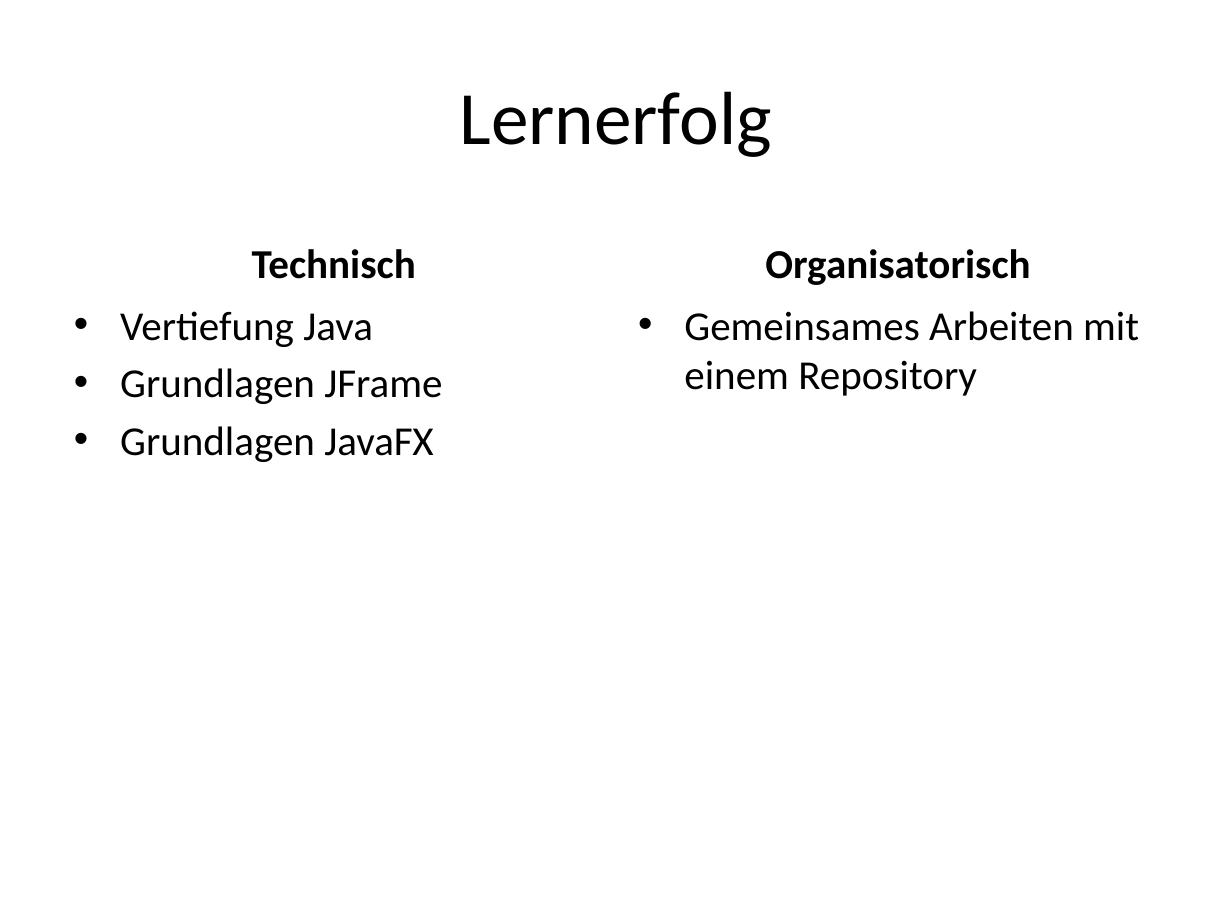
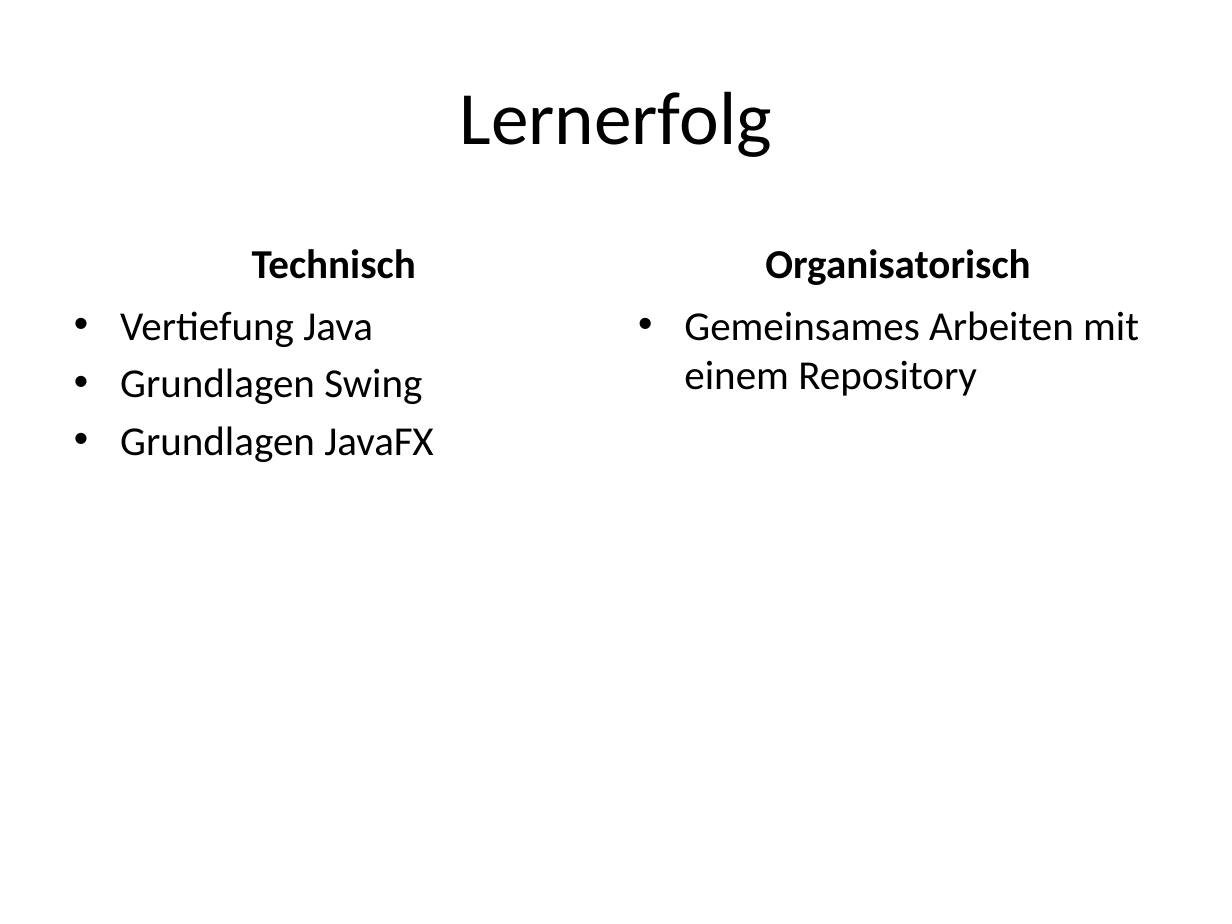
Before and after one commit to Tech-13/HSAA-SS17-P2, a slide deck: slide 4 of doc/Kniffel.pptx. Drawn at 1232x924 pixels with LibreOffice and Linux fonts; fonts in the diff are those of the drawing. Boxes give left, top, right and bottom in pixels: in the first picture for what was removed or moved away, otherwise in the second. Text is boxed around its words. In the diff, an @@ line names an element or a change of style, - is before the commit and + after.

```diff
--- a/doc/Kniffel.pptx
+++ b/doc/Kniffel.pptx
@@ text at [120,368,422,404]: text changed @@
-• Grundlagen JFrame
+• Grundlagen Swing
```
Also in this commit, not shown: 1 other file.
